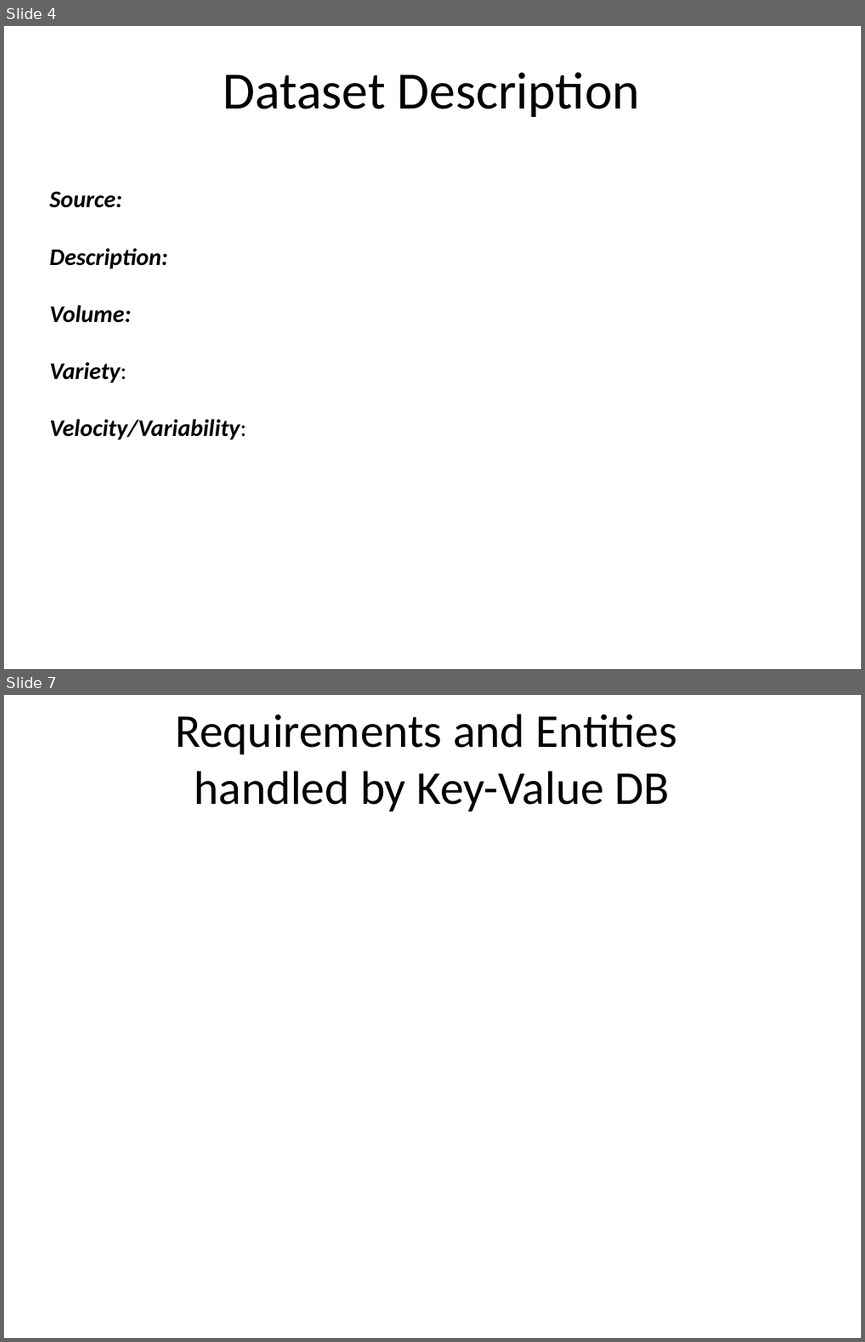
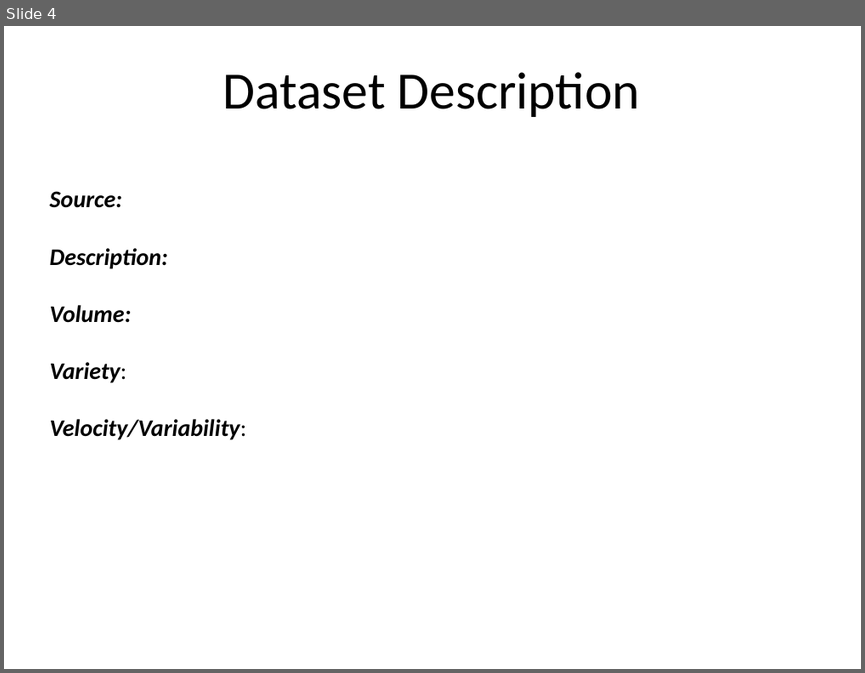
Before and after one commit to lorenzoceccanti/pixelindex, a slide deck: Preliminary Presentation.pptx. Shown one above the other, each under a label of ours: slides 4 and 7 before the commit, slide 4 after it; the slides between them are not shown. The pictures are 865x1342 and 865x673 pixels, drawn with LibreOffice and Linux fonts; fonts in the diff are those of the drawing; background and template pictures are left out. Boxes give left, top, right and bottom in pixels: in the first picture for what was removed or moved away, otherwise in the second. Text is boxed around its words. In the diff, an @@ line names an element or a change of style, - is before the commit and + after.

```diff
--- a/Preliminary Presentation.pptx
+++ b/Preliminary Presentation.pptx
@@ slide 7 removed at (4,695,861,1338), background #FFFFFF @@
@@ title removed at (175,714,677,811) @@
-Requirements and Entities
-handled by Key-Value DB
```
Also in this commit, not shown: 5 slides changed, 2 slides added, 2 other slides removed.
